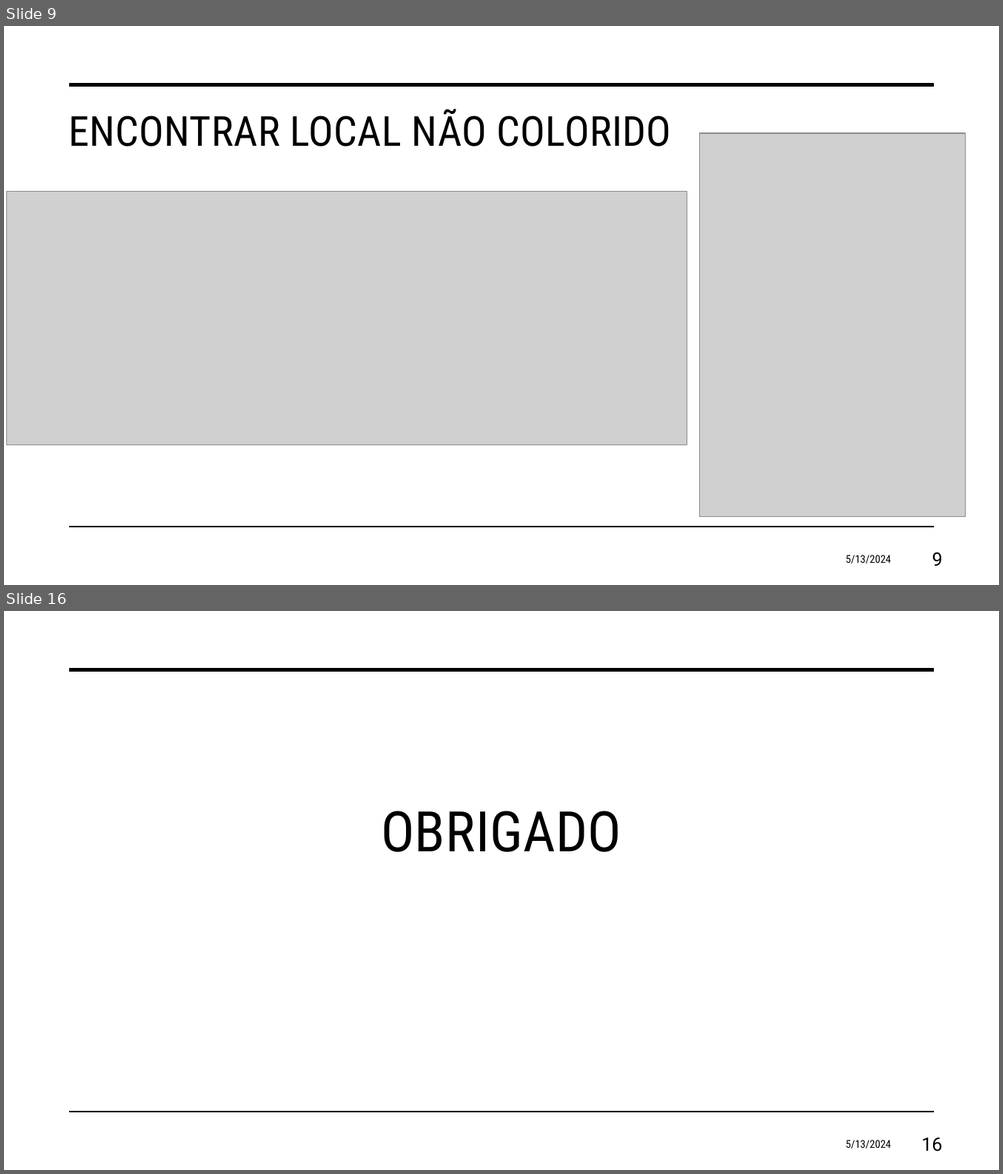
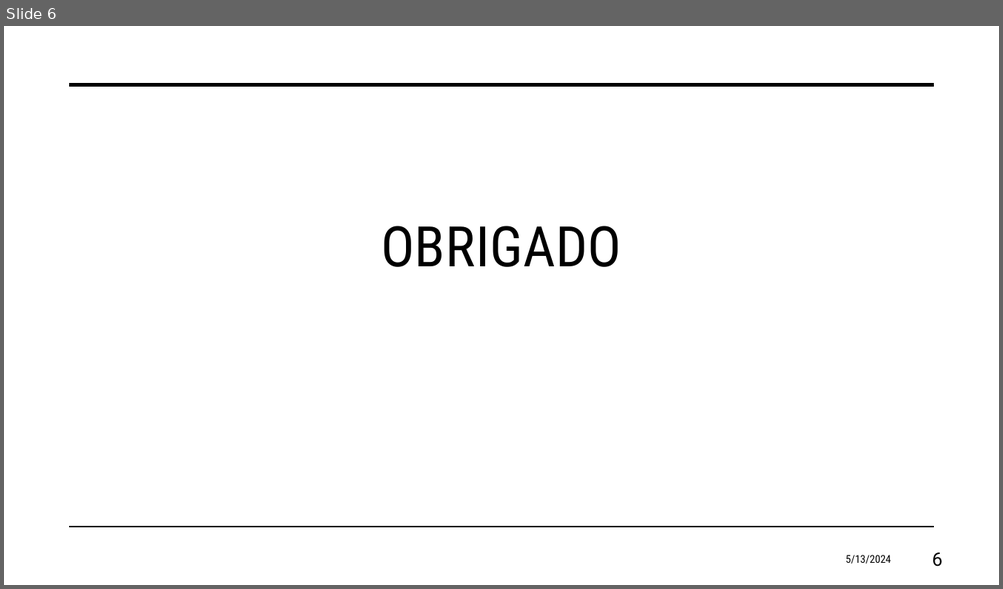
Before and after one commit to eduardosavian/chess-horse-tour, a slide deck: Presentation.pptx. Shown one above the other, each under a label of ours: slides 9 and 16 before the commit, slide 6 after it; the slides between them are not shown. The pictures are 1003x1174 and 1003x589 pixels, drawn with LibreOffice and Linux fonts; fonts in the diff are those of the drawing; grey boxes stand for pictures. Boxes give left, top, right and bottom in pixels: in the first picture for what was removed or moved away, otherwise in the second. Text is boxed around its words. In the diff, an @@ line names an element or a change of style, - is before the commit and + after.

```diff
--- a/Presentation.pptx
+++ b/Presentation.pptx
@@ slide 9 removed at [4, 26, 999, 585], background #FFFFFF; not listed: 2 template elements that a slide beside it also shows @@
@@ title removed at [68, 109, 671, 147] @@
-ENCONTRAR LOCAL NÃO COLORIDO
@@ picture removed at [700, 133, 965, 517] @@
@@ picture removed at [6, 192, 687, 446] @@
@@ text removed at [845, 555, 891, 564] @@
-5/13/2024
@@ page number removed at [932, 553, 942, 566] @@
-9
@@ what was slide 16 is now slide 6 @@
@@ page number at [932, 553, 942, 567]: text changed @@
-16
+6
```
Also in this commit, not shown: 5 slides changed, 9 other slides removed, 4 other files.
